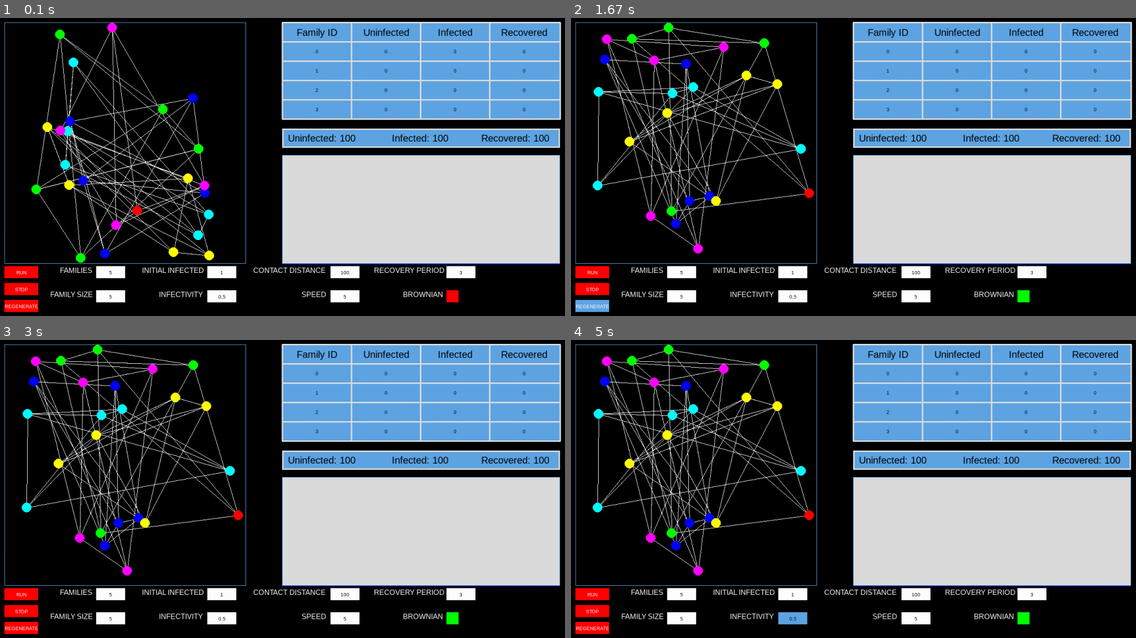
Above: before the commit, frames 1-4 (two rows, left to right).
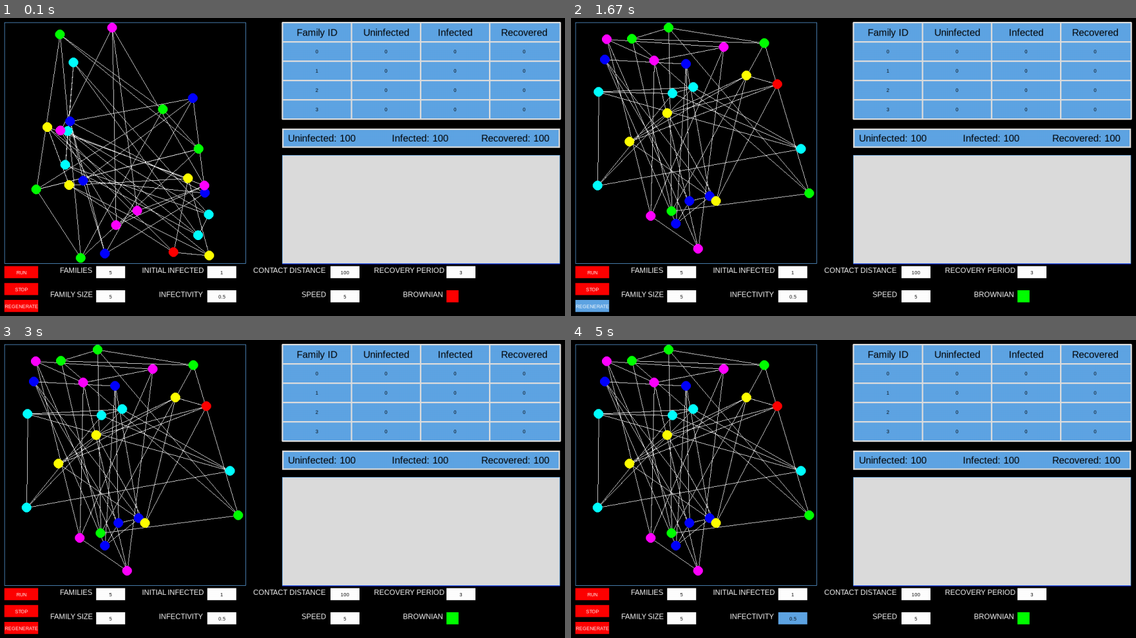
Above: after the commit, the same moments.

Repository: linyirun/EpidemicSimulator
Game: pygame game, started from main.py
Two runs of this game, one before a commit and one after it. Both use one fixed random seed, a clock stepped at 60 frames per second and the inputs below.
Inputs (mouse positions are in pixels of both pictures, inside the frame that each line leads up to):
- Up to frame 1 (0.1 s): no input
- Up to frame 2 (1.67 s): click "RUN" at 0.4 s; click (859, 184) at 0.73 s; click (1023, 295) at 1.07 s; click "REGENERATE" at 1.4 s
- Up to frame 3 (3 s): click (293, 381) at 1.73 s; click "5" at 2.57 s; click (197, 423) at 2.9 s
- Up to frame 4 (5 s): click "5" at 3.73 s; click (977, 432) at 4.07 s; click "0.5" at 4.9 s

The runs differ from the first frame. In frame 1, 0.1% of the frame differs, in the area x 23-32%, y 62-81%; in frame 2, 0.1%; in frame 3, 0.1%; in frame 4, 0.1%.

Commit message:
removed relation in edge

Diff:
--- a/graph.py
+++ b/graph.py
@@ -16,7 +16,7 @@
         self.edges = set()
 
     def build_family_edge(self, person1: Person, person2: Person) -> None:
-        edge = Edge(person1, person2, FAMILY)
+        edge = Edge(person1, person2)
         person1.family[person2.id] = edge
         person2.family[person1.id] = edge
 
--- a/person_edge.py
+++ b/person_edge.py
@@ -107,33 +107,32 @@
 
     def create_close_contact_edge(self, person: Person):
         """
-        person.state is SUSCEPTIBLE
+        - person.state == SUSCEPTIBLE
         """
-        self.close_contact[person.id] = Edge(self, person, CONTACT)
+        self.close_contact[person.id] = Edge(self, person)
 
 
 class Edge:
     person1: Person
     person2: Person
-    relation: FAMILY | CONTACT
 
-    def __init__(self, first: Person, second: Person, relation: FAMILY | CONTACT) -> None:
+    def __init__(self, first: Person, second: Person) -> None:
         self.person1 = first
         self.person2 = second
-        self.relation = relation
 
     def infect(self, close_contact_distance: int) -> Optional[Person]:
         if (self.person1.state is INFECTED and self.person2 is not INFECTED) or (
             self.person1.state is not INFECTED and self.person2 is INFECTED):
-            if self.relation is FAMILY:
-                if random.random() < 0.05:
+            # Separate check for people in the same family
+            if self.person1.family_id == self.person2.family_id:
+                if random.random() < 1:
                     return self.get_infected_person()
                 else:
                     return None
             else:
                 distance = ((self.person1.location[0] - self.person2.location[0]) ** 2 + (
                         self.person1.location[1] - self.person2.location[1]) ** 2) ** 0.5
-                factor = 0.001
+                factor = 0.5
                 chance = 1 - ((close_contact_distance - distance) / close_contact_distance) ** 2 * factor
                 if random.random() < chance:
                     return self.get_infected_person()
